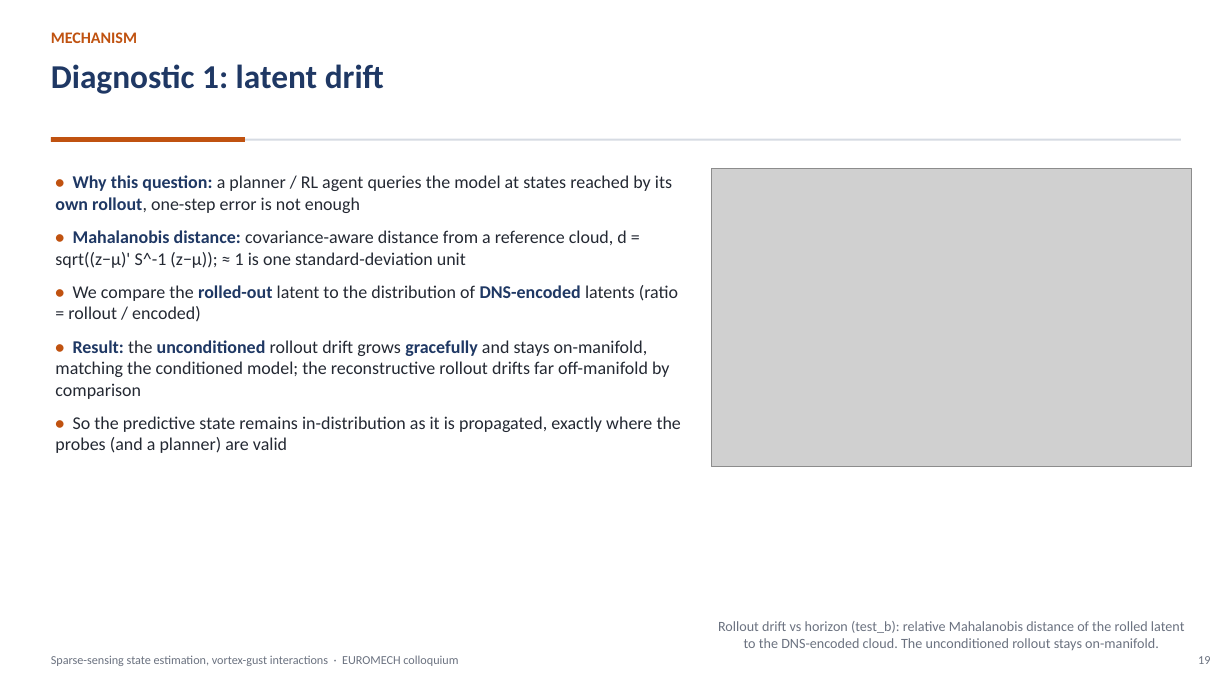
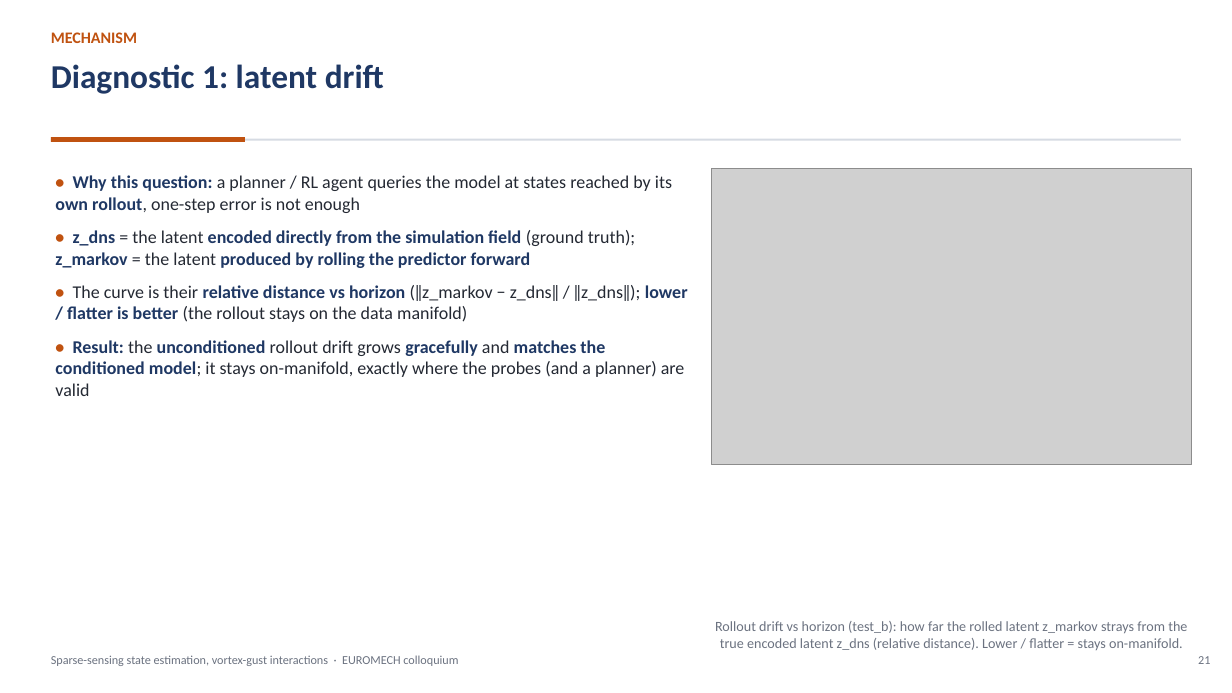
Before and after one commit to sanmi90/GUST-JEPA, a slide deck: slide 21 of paper/talk/euromech_gust_jepa.pptx (slide 19 before the commit). Drawn at 1232x693 pixels with LibreOffice and Linux fonts; fonts in the diff are those of the drawing; grey boxes stand for pictures. Boxes give left, top, right and bottom in pixels: in the first picture for what was removed or moved away, otherwise in the second. Text is boxed around its words. In the diff, an @@ line names an element or a change of style, - is before the commit and + after.

```diff
--- a/paper/talk/euromech_gust_jepa.pptx
+++ b/paper/talk/euromech_gust_jepa.pptx
@@ text at bbox=[55, 230, 688, 396]: text changed @@
-• Mahalanobis distance: covariance-aware distance from a reference cloud, d = sqrt((z−μ)' S^-1 (z−μ)); ≈ 1 is one standard-deviation unit
-• We compare the rolled-out latent to the distribution of DNS-encoded latents (ratio = rollout / encoded)
-• Result: the unconditioned rollout drift grows gracefully and stays on-manifold, matching the conditioned model; the reconstructive rollout drifts far off-manifold by comparison
-• So the predictive state remains in-distribution as it is propagated, exactly where the probes (and a planner) are valid
+• z_dns = the latent encoded directly from the simulation field (ground truth); z_markov = the latent produced by rolling the predictor forward
+• The curve is their relative distance vs horizon (‖z_markov − z_dns‖ / ‖z_dns‖); lower / flatter is better (the rollout stays on the data manifold)
+• Result: the unconditioned rollout drift grows gracefully and matches the conditioned model; it stays on-manifold, exactly where the probes (and a planner) are valid
@@ text at bbox=[715, 621, 1187, 650]: text changed @@
-Rollout drift vs horizon (test_b): relative Mahalanobis distance of the rolled latent to the DNS-encoded cloud. The unconditioned rollout stays on-manifold.
+Rollout drift vs horizon (test_b): how far the rolled latent z_markov strays from the true encoded latent z_dns (relative distance). Lower / flatter = stays on-manifold.
@@ text at bbox=[1198, 656, 1210, 664]: text changed @@
-19
+21
```
Also in this commit, not shown: 29 other slides changed, 1 slide added, 12 other files.
